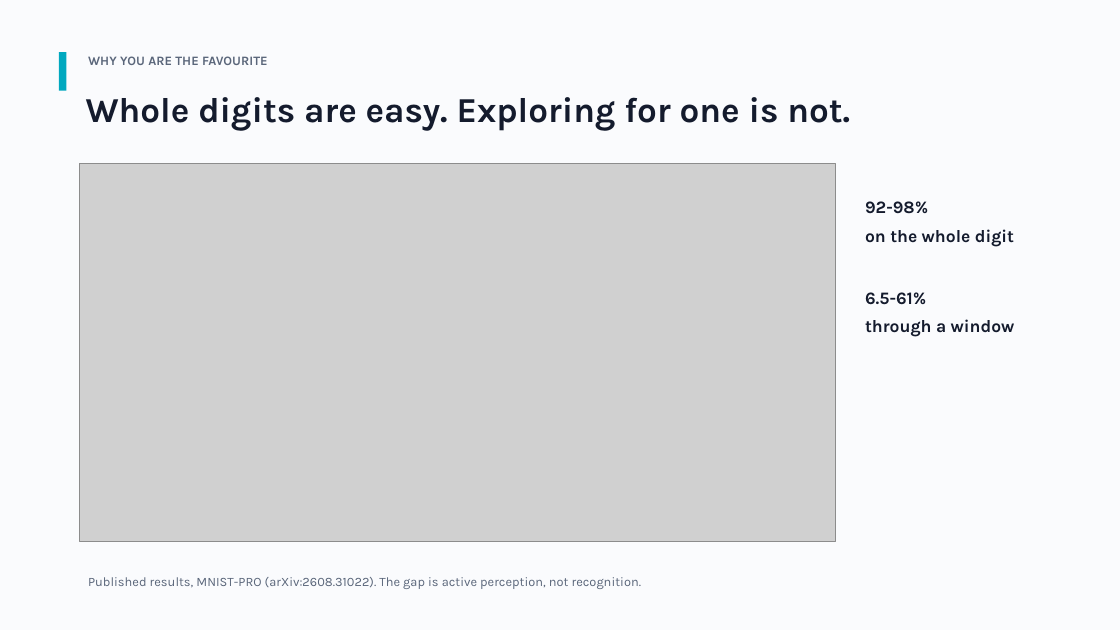
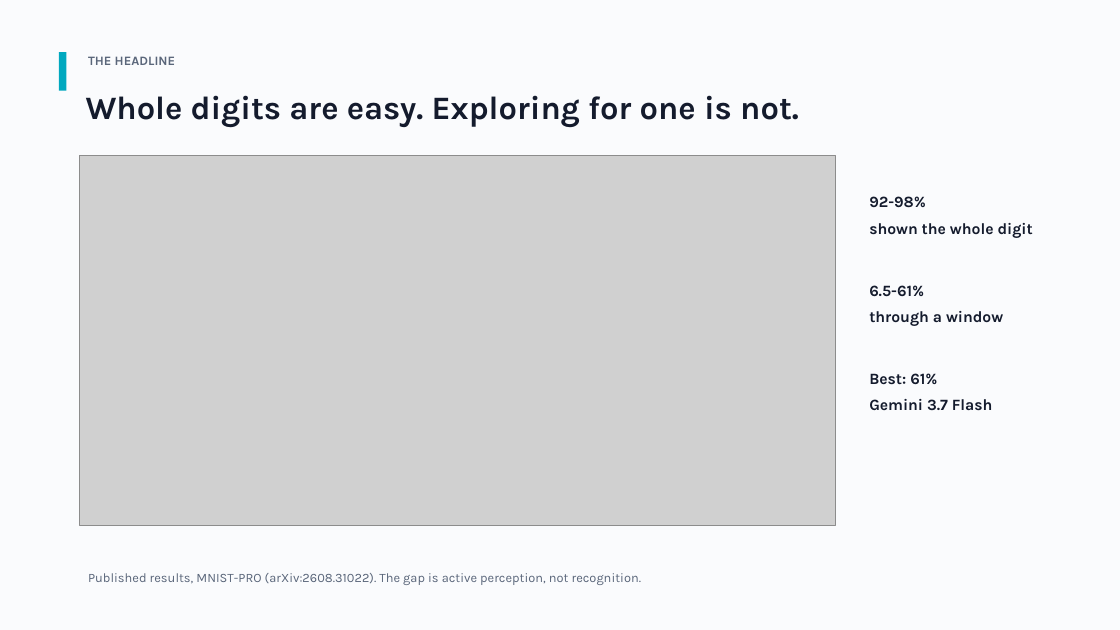
Before and after one commit to panandi/mnistpro, a slide deck: slide 9 of docs/MNIST-PRO-overview.pptx (slide 5 before the commit). Drawn at 1120x630 pixels with LibreOffice and Linux fonts; fonts in the diff are those of the drawing; grey boxes stand for pictures. Boxes give left, top, right and bottom in pixels: in the first picture for what was removed or moved away, otherwise in the second. Text is boxed around its words. In the diff, an @@ line names an element or a change of style, - is before the commit and + after.

```diff
--- a/docs/MNIST-PRO-overview.pptx
+++ b/docs/MNIST-PRO-overview.pptx
@@ text at bbox=[88, 56, 176, 65]: text changed @@
-WHY YOU ARE THE FAVOURITE
+THE HEADLINE
@@ text "Whole digits are easy. Exploring ..." at bbox=[86, 95, 799, 128]: size 30 to 28 pt @@
@@ picture: place and size @@
-picture at bbox=[80, 164, 836, 542]
+picture at bbox=[80, 155, 836, 525]
@@ text at bbox=[869, 196, 1003, 326]: size 15 to 13.5 pt in "92-98%", "6.5-61%", "through a window"; line spacing 1.35 to 1.4 @@
@@ text at bbox=[869, 223, 1033, 238]: text changed; size 15 to 13.5 pt @@
-on the whole digit
+shown the whole digit
@@ text at bbox=[869, 373, 993, 411]: paragraphs added @@
+Best: 61%
+Gemini 3.7 Flash
@@ text "Published results, MNIST-PRO (arXiv:2608.31022). The ...": place and size @@
-text "Published results, MNIST-PRO (arXiv:2608.31022). The ..." at bbox=[88, 577, 641, 589]
+text "Published results, MNIST-PRO (arXiv:2608.31022). The ..." at bbox=[88, 573, 641, 585]
```
Also in this commit, not shown: 8 other slides changed, 10 slides added, 2 slides removed.
